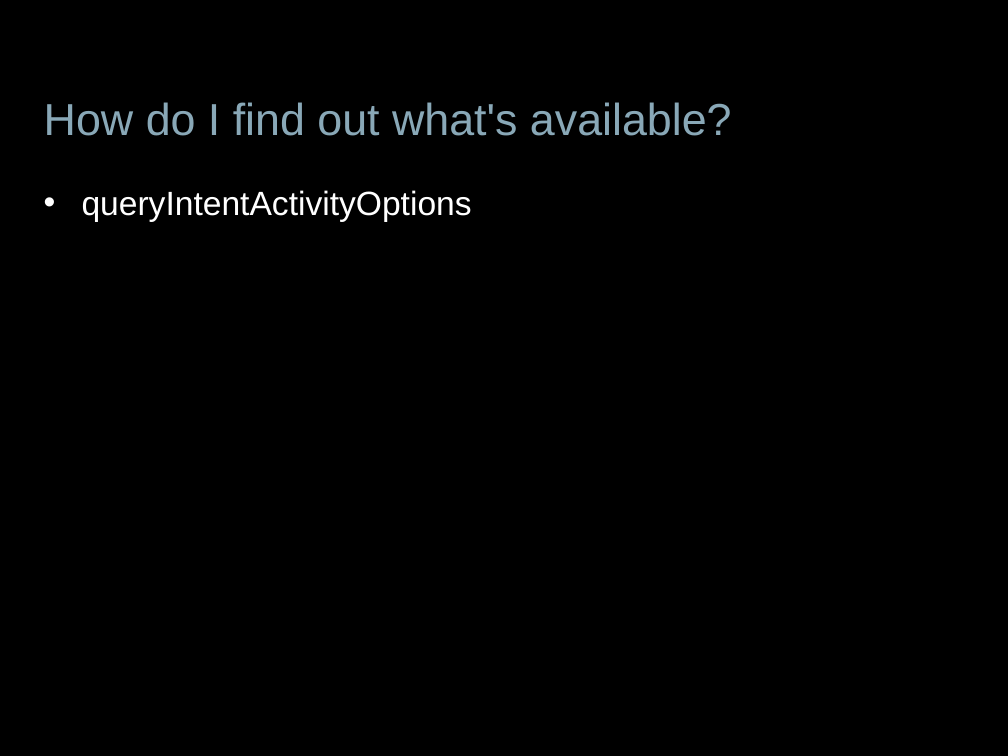
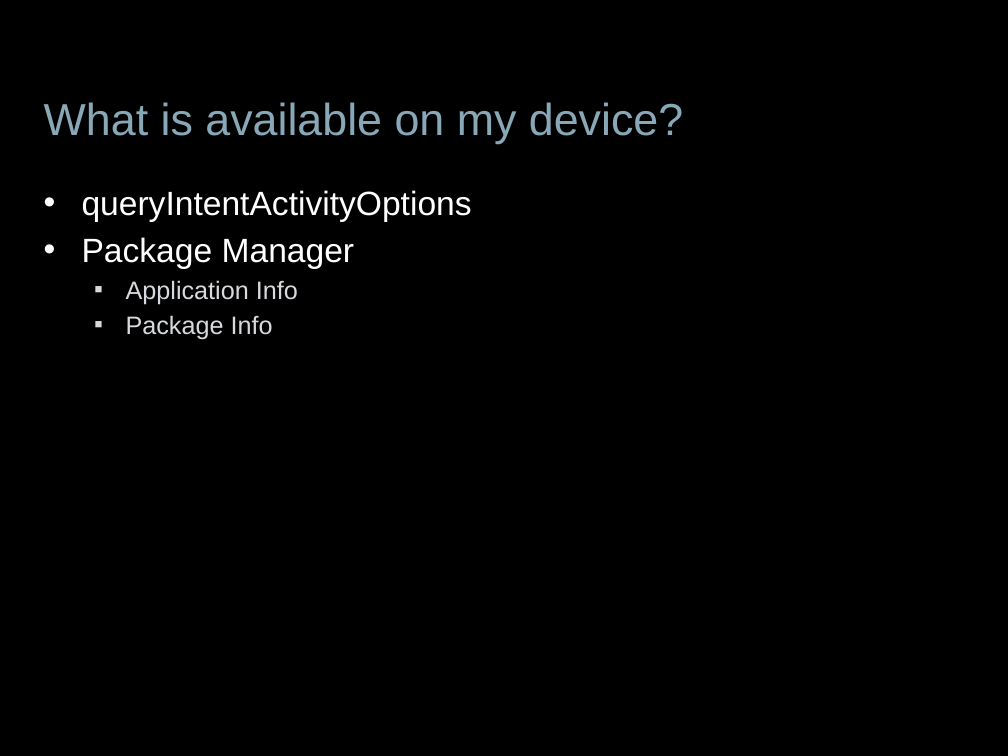
Before and after one commit to jessitron/Tronsmit, a slide deck: slide 21 of presentations/DevTeach-Intents.pptx (slide 20 before the commit). Drawn at 1008x756 pixels with LibreOffice and Linux fonts; fonts in the diff are those of the drawing; background and template pictures are left out. Boxes give left, top, right and bottom in pixels: in the first picture for what was removed or moved away, otherwise in the second. Text is boxed around its words. In the diff, an @@ line names an element or a change of style, - is before the commit and + after.

```diff
--- a/presentations/DevTeach-Intents.pptx
+++ b/presentations/DevTeach-Intents.pptx
@@ title at [44,102,683,144]: text changed @@
-How do I find out what's available?
+What is available on my device?
@@ text at [82,237,355,340]: paragraphs added @@
+• Package Manager
+  ▪ Application Info
+  ▪ Package Info
```
Also in this commit, not shown: 4 other slides changed, 1 slide added, 6 other files.
